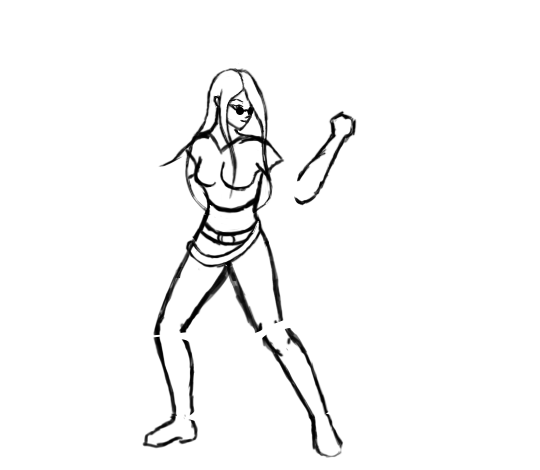
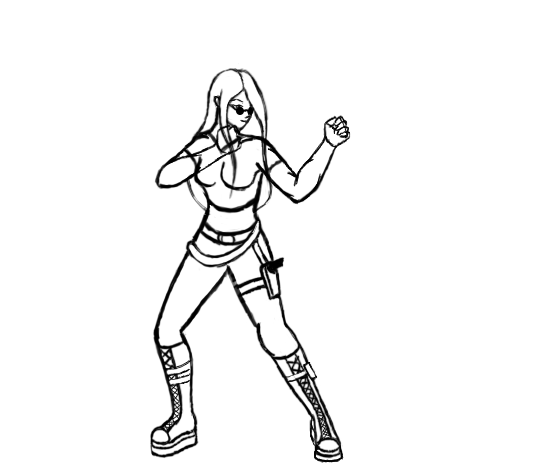
Before/after of a 540 × 470 layered artwork. What changed in the layer stack:
painted on "Torso" over bbox(182, 137, 265, 165)
painted on "Head" over bbox(184, 142, 196, 180)
painted on "Hips" over bbox(225, 261, 235, 267)
painted on "Left Forarm" over bbox(289, 110, 357, 206)
showed "Left Arm", painted on it over bbox(252, 135, 319, 205)
added layer "Layer 1" above "Right Forarm" over bbox(215, 124, 244, 156)
showed "Right Forarm", painted on it over bbox(154, 127, 236, 190)
painted on "Right Arm" over bbox(157, 134, 211, 179)
painted on "Right Tigh" over bbox(153, 236, 230, 347)
painted on "Left Tigh" over bbox(227, 235, 307, 354)
painted on "Right Ankle" over bbox(153, 327, 195, 426)
painted on "Left Ankle" over bbox(256, 317, 336, 439)
painted on "Right Foot" over bbox(142, 402, 199, 459)
painted on "Left Foot" over bbox(308, 409, 344, 463)
showed group "Shapes and Ref." (4 layers) over bbox(142, 110, 357, 460)
